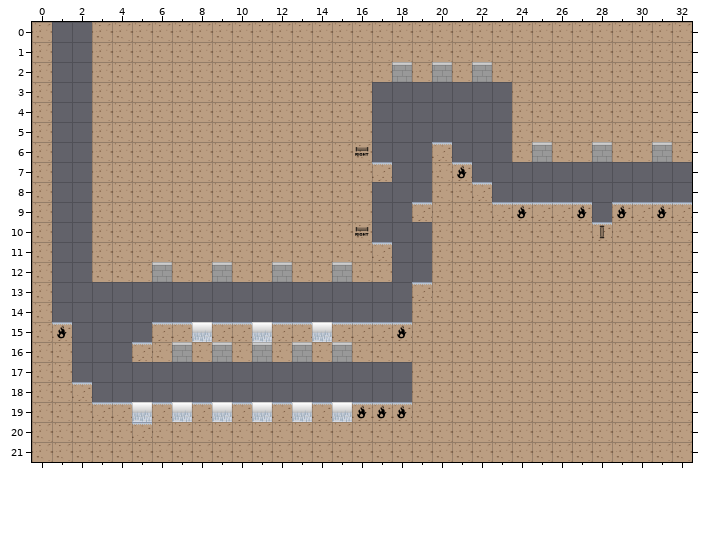
A Tiled map gets an edit: resources/maps/level1_stage4.tmx. The first picture shows the starting point.
Cells are 64x64 px. Shown: x 0..32, y 0..21.
The result:
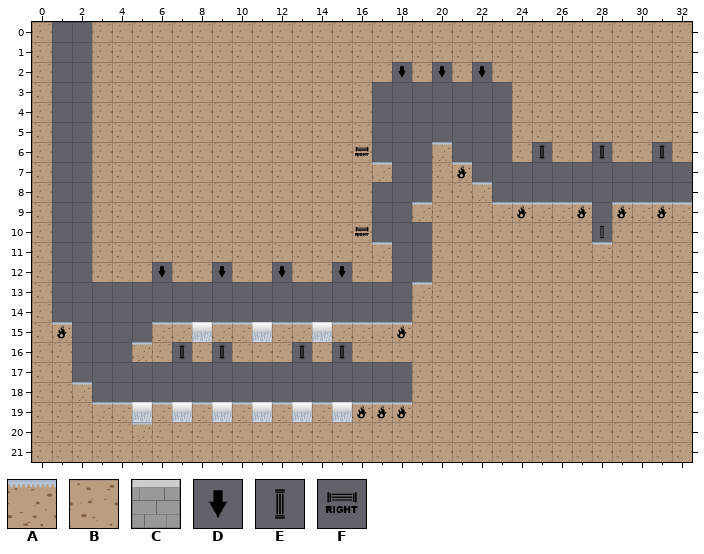
Key: from "tilesheet": A 1, B 4, C 6, D 8, E 9, F 10.
_ is an empty cell, # one hidden under a higher layer.
Change:
Layer "background":
y 10: x 28 # -> _
Layer "floor":
y 6: x 16 B -> F; x 25 _ -> E; x 28 _ -> E; x 31 _ -> E
y 10: x 16 B -> F; x 28 A -> _
y 11: x 28 B -> A
y 16: x 7 _ -> E; x 9 _ -> E; x 11 _ -> B; x 13 _ -> E; x 15 _ -> E
Layer "traps":
y 2: x 18 C -> D; x 20 C -> D; x 22 C -> D
y 6: x 25 C -> E; x 28 C -> E; x 31 C -> E
y 12: x 6 C -> D; x 9 C -> D; x 12 C -> D; x 15 C -> D
y 16: x 7 C -> E; x 9 C -> E; x 11 C -> _; x 13 C -> E; x 15 C -> E
